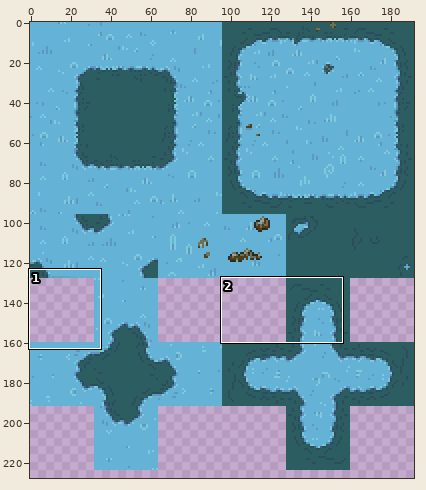
Sprite sheet: textures/map/herbe.png. The picture above shows the old version from afar; the outline marks the close-up.
Close-up. As it was:
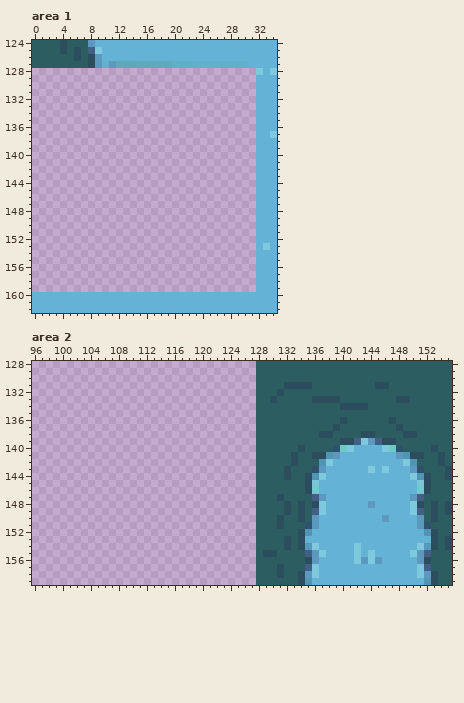
The file is 192x352 pixels. Colours within 5 levels of each other are drawn and written as one. Shown: area 1: x 0..34, y 124..162; area 2: x 96..155, y 128..159. The wide view leaves out empty margins. The commit also changed other parts of the picture, which this record leaves out.
Now the later version:
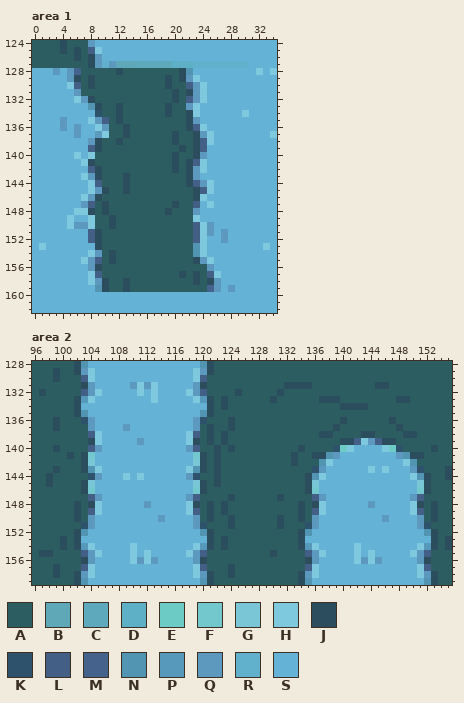
Palette (. is transparent): A #2c5d61  B #5fa8b7  C #5fa9bd  D #5eb0c7  E #6dcbc6  F #73c8cd  G #7ac6d7  H #7ec9dd  J #2b4d5e  K #2e526b  L #435f85  M #44628c  N #5195b3  P #5699ba  Q #5d99bf  R #61b1cd  S #65b2d7
Difference:
Changed rows in their new state; - is an unchanged pixel.
Area 1:
first column x 0:
128 SSSQSQMAAAAAJAAAAAAAAJNSSSSSSSSS
129 SSSSSQJAJAAAAAAAAAAJAJQHSSSSSSSS
130 SSSSSHLAJAAAAAAAAAAJAALQHSSSSSSS
131 SSSSSSQAAAAAAAAAAAAAJAJQHSSSSSSS
132 SSSSSSHQJAAAAAAAAAAAJALQHSSSSSSS
133 SSSSSSSSNJAAJAAAAAAJAAQHSSSSSSSS
134 SSSSSSSSSKAAJAAAAAAJAAJHSSSSSSHS
135 SSSSQSSSHQLAJAAAAAAAAAJQSSSSSSSS
136 SSSSQSQSSHQAAJAAAAAAAAJLHSSSSSSS
137 SSSSSSQSSQHAAJAAAAAAJAAJQHSSSSSS
138 SSSSSSSSQJAAJAAAAAAAJAAJLHSSSSSS
139 SSSSSSSSLJAAAAAAAAAAAJAJLSSSSSSS
140 SSSSSSHSHAAAAAAAAAAAJAAJQSSSSSSS
141 SSSSSSSHJAAAAAAAAAAAJAJLHSSSSSSS
142 SSSSSSSSLJAAAAAAAAAAJAJQHSSSSSSS
143 SSSSSSSHQJAAAJAAAAAAAAJQSSSSSSSS
144 SSSSSSSSHLAAAJAAAAAAAAJLQHSSSSSS
145 SSSSSSSSHQJAAJAAAAAAAAAJLHSSSSSS
146 SSSSSSSHQJAAAAAAAAAAAAAJHSSSSSSS
147 SSSSSSSQLAJAAAAAAAAAJAALSHSSSSSS
148 SSSSSSHHJAJAAAAAAAAJAAAQSSSSSSSS
149 SSSSSHSSHAAJAAAAAAAAAAAHSSSSSSSS
150 SSSSSHQQHAAJAAAAAAAAAAALHQSSSSSS
151 SSSSSSSSLJAAAAAAAAAAAAALHQSQSSSS
152 SSSSSSSSLJAAAAAAAAAAAAALHSSQSSSS
153 SHSSSSSSSJAAAAAAAAAAAAANHSSSSSSS
154 SSSSSSSSHQAJAAAAAAAAAAANHSSSSSSS
155 SSSSSSSHQLAJAAAAAAAAAAAJQHSSSSSS
156 SSSSSSSSQJAAAAAAAAAAAAAAAQSSSSSS
157 SSSSSSSSHLAAAAAAAAAAAJAJALHSSSSS
158 SSSSSSSSHQJAAJAAAAAAAAAJAJQSSSSS
159 SSSSSSSSSNJAAJAAAAAAAAAAAMQSQSSS
Area 2:
first column x 96:
128 AAAAAAJNSSSSSSSSSSSSSSSSNJAAAAAA----------------------------
129 AAAJAAJQHSSSSSSSSSSSSSSHQJAAAAAA----------------------------
130 AAAJAAALHSSSSSSSSSSSSSSHLAAAAAAA----------------------------
131 AAAAAAAJQSSSSSQHQHSSSSSQJAAAAAAA----------------------------
132 AJAAAAALQHSSSSSHSHSSSSHQLAAAAJAA----------------------------
133 AAAAAAJPHSSSSSSSSHSSSSSHPJAJAAAA--------A-------------------
134 AAAAAAJSSSSSSSSSSSSSSSSSSJAJAAAA----------------------------
135 AAAAAAJNSSSSSSSSSSSSSSSSNJAAAAAA----------------------------
136 AAAJAAAKQSSSSSSSSSSSSSSQKAAAJAAA----------------------------
137 AAAJAAAAQSSSSQSSSSSSSSSQAJAAJAAA----------------------------
138 AAAAAAAALHSSSSSSSSSSSSHLAJAJAAAA----------------------------
139 AAAAAAAAJHSSSSSQSSSSSSHJAJAJAAAA----------------------------
140 AAAJAAAALQSSSSSSSSSSSSQLAAJAJAAA----------------------------
141 AAAAAJAJFSSSSSSSSSSSSSSFJAJAAAAA--------------------------A-
142 AAAAAAAJGSSSSSSSSSSSSSSGJAJAAAAA--------------------------A-
143 AAAJAAAJNHSSSSSSSSSSSSHNJAJAAAAA----A-----------------------
144 AAJAAAAAKQSSSHSHSSSSSSQKAAJAAAAA----A-----------------------
145 AAJAAAAJGSSSSSSSSSSSSSSGJAJAAAAA----------------------------
146 AAAAAAAJFSSSSSSSSSSSSSSFJAAAAAAA----------------------------
147 AAAAAAAALQSSSSSSSSSSSSQLAAAAJAAA----------------------------
148 AAAAAAJAJHSSSSSSQSSSSSHJAJAJAAAA----A----------------------A
149 AAAAAAJALHSSSSSSSSSSSSHLAJAJAAAA----A----------------------A
150 AAAAAAJAQSSSSSSSSSQSSSSQAJAAJAAA----------------------------
151 AAAAAAAKQSSSSSSSSSSSSSSQKAAAJAAA----------------------------
152 AAAAAAJNSSSSSSSSSSSSSSSSNJAAAAAA----------------------------
153 AAAAJAJSSSSSSSSSSSSSSSSSSJAJAAAA----A-----------------------
154 AAAAJAJPHSSSSSHSSSSSSSSHPJAJAAAA----A-----------------------
155 AJJAAAALQHSSSSHSHSSSSSHQLAAAAAAA-A--------------------------
156 AAAAAAAJQSSSSSHQHQSSSSSQJAAAAAAA----------------------------
157 AAAJAAALHSSSSSSSSSSSSSSHLAAAJAAA---A------------------------
158 AAAJAAJQHSSSSSSSSSSSSSSHQJAAJAAA---A------------------------
159 AAAAAAJNSSSSSSSSSSSSSSSSNJAAAAAA----------------------------
